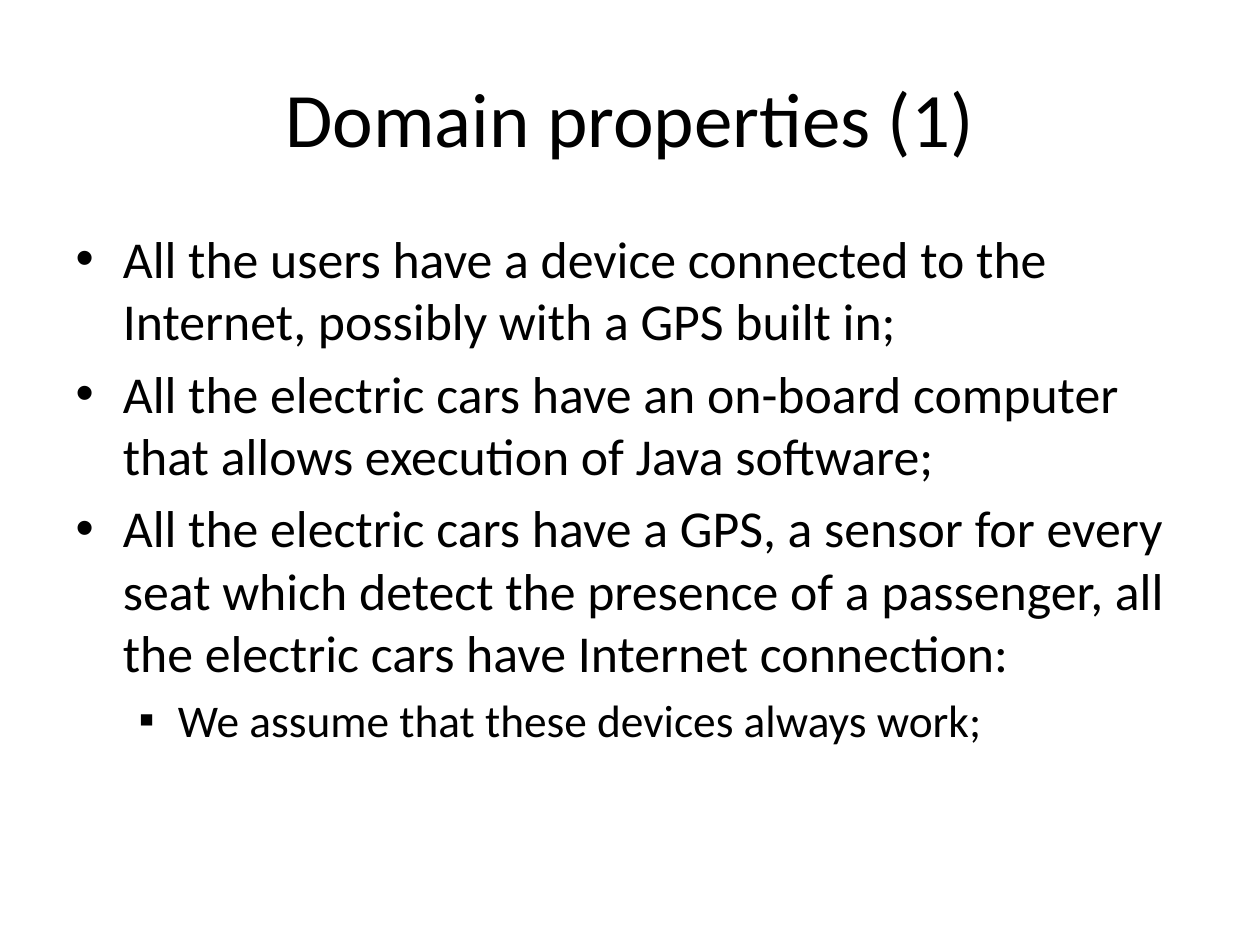
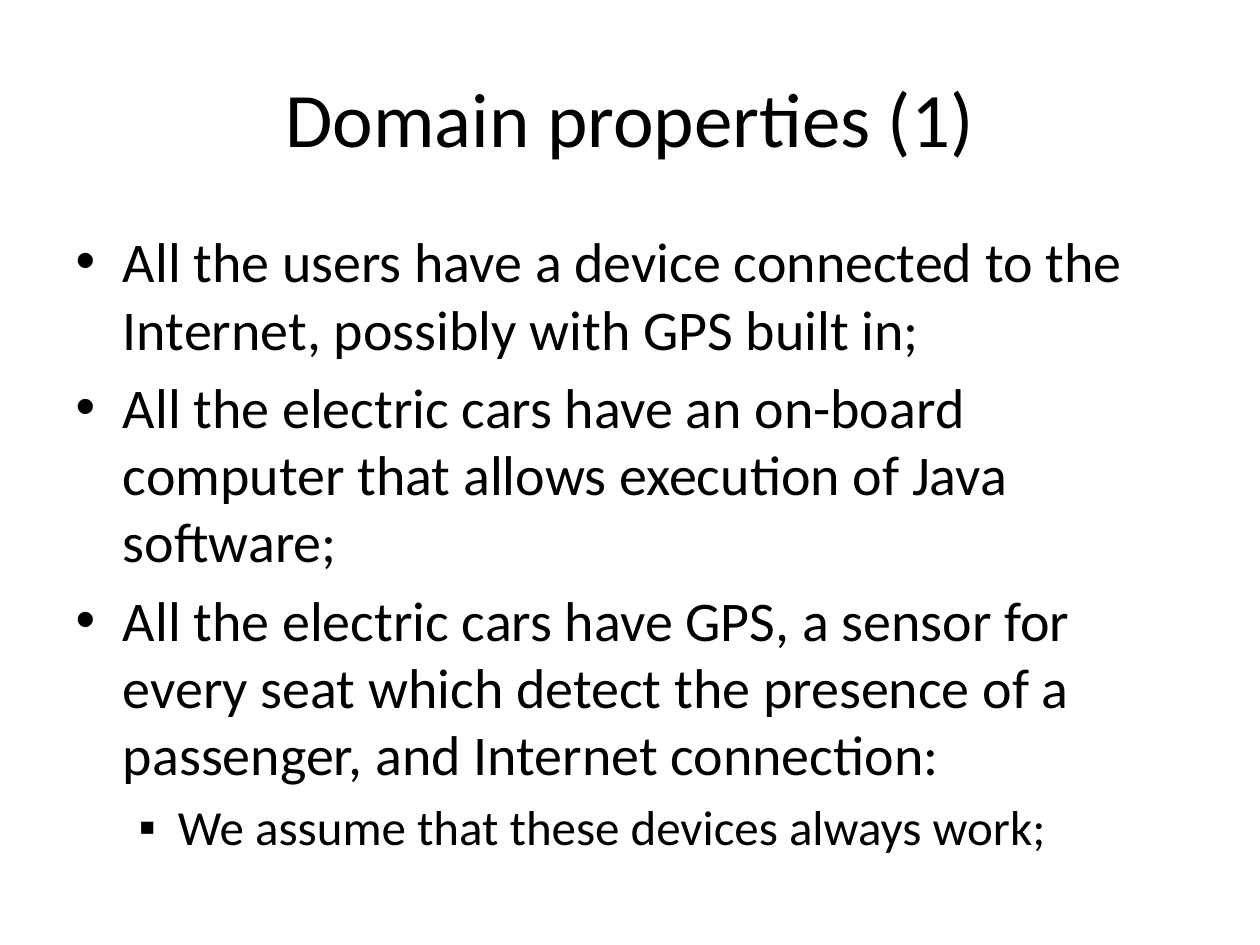
Before and after one commit to cattaneo-riccardo/PowerEnjoy, a slide deck: slide 7 of RASD/presentation/RASD_presentation.pptx. Drawn at 1260x945 pixels with LibreOffice and Linux fonts; fonts in the diff are those of the drawing. Boxes give left, top, right and bottom in pixels: in the first picture for what was removed or moved away, otherwise in the second. Text is boxed around its words. In the diff, an @@ line names an element or a change of style, - is before the commit and + after.

```diff
--- a/RASD/presentation/RASD_presentation.pptx
+++ b/RASD/presentation/RASD_presentation.pptx
@@ text at (x1=123, y1=243, x2=1121, y2=359): text changed; size 29.6 to 32 pt @@
-• All the users have a device connected to the Internet, possibly with a GPS built in;
+• All the users have a device connected to the Internet, possibly with GPS built in;
@@ text at (x1=123, y1=389, x2=1046, y2=853): size 29.6 to 32 pt in "All the electric cars have an on-board ..."; size 25.9 to 28 pt in "We assume that these devices always work;" @@
@@ text at (x1=123, y1=602, x2=1069, y2=785): text changed; size 29.6 to 32 pt @@
-• All the electric cars have a GPS, a sensor for every seat which detect the presence of a passenger, all the electric cars have Internet connection:
+• All the electric cars have GPS, a sensor for every seat which detect the presence of a passenger, and Internet connection:
```
Also in this commit, not shown: 8 other slides changed, 1 slide removed, 1 other file.
